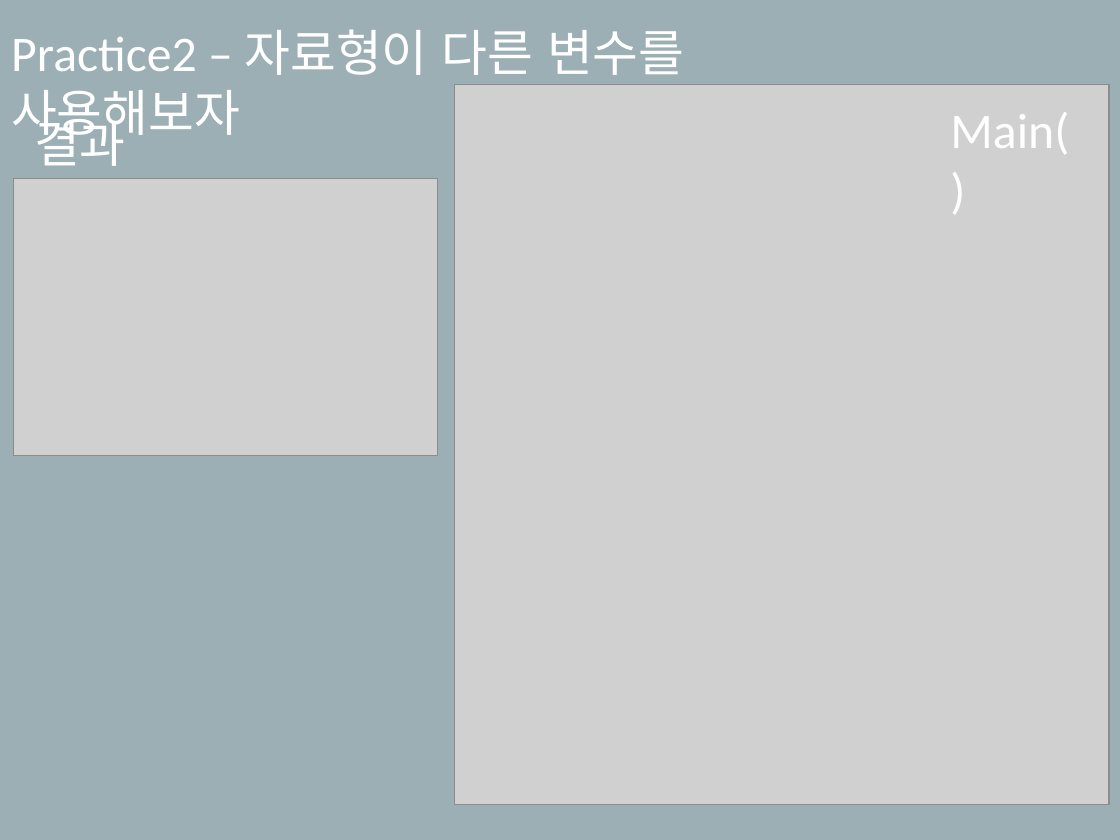
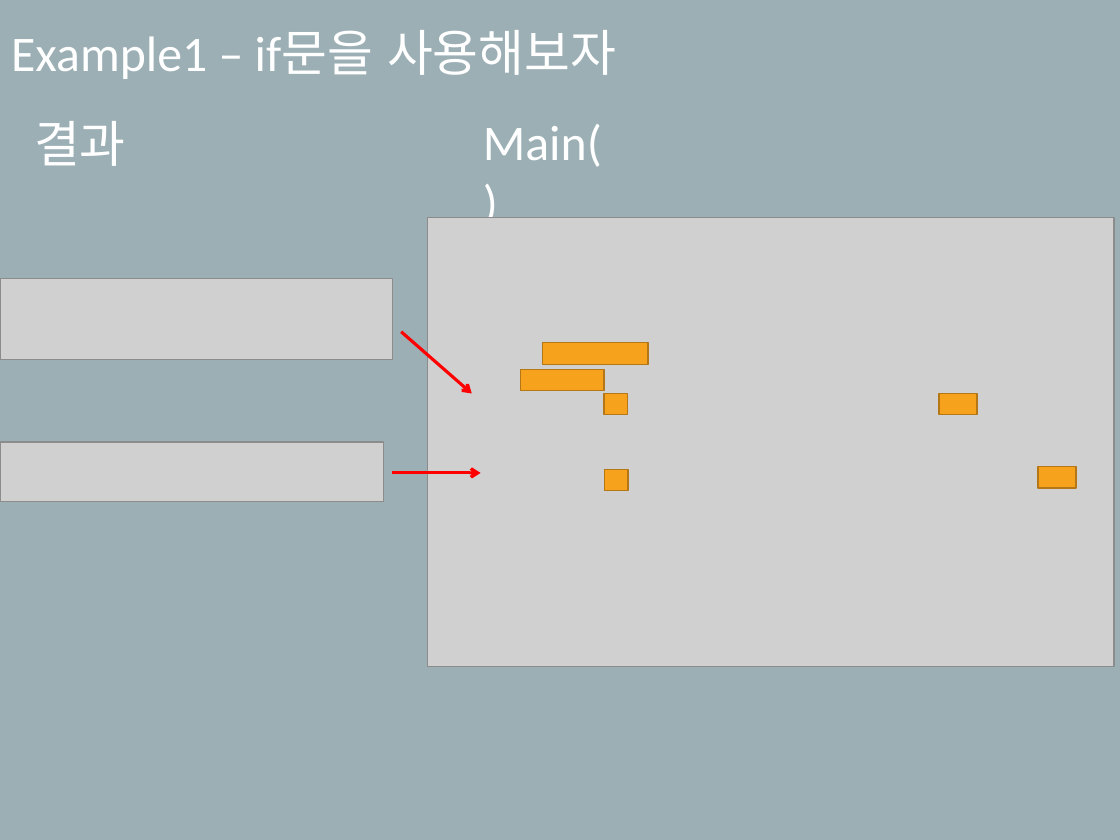
Before and after one commit to SekyuShin/Mentoring, a slide deck: slide 8 of 2019_Mentoring/2_weeks/멘토링_2주차.pptx (slide 3 before the commit). Drawn at 1120x840 pixels with LibreOffice and Linux fonts; fonts in the diff are those of the drawing; grey boxes stand for pictures. Boxes give left, top, right and bottom in pixels: in the first picture for what was removed or moved away, otherwise in the second. Text is boxed around its words. In the diff, an @@ line names an element or a change of style, - is before the commit and + after.

```diff
--- a/2019_Mentoring/2_weeks/멘토링_2주차.pptx
+++ b/2019_Mentoring/2_weeks/멘토링_2주차.pptx
@@ subtitle at [11, 30, 616, 79]: text changed @@
-Practice2 – 자료형이 다른 변수를 사용해보자
+Example1 – if문을 사용해보자
@@ text "Main()": place and size @@
-text "Main()" at [950, 112, 1069, 154]
+text "Main()" at [483, 124, 602, 167]
@@ picture removed at [13, 178, 438, 455] @@
@@ picture: place and size @@
-picture at [455, 85, 1110, 805]
+picture at [428, 217, 1114, 668]
@@ picture added at [0, 279, 392, 360] @@
@@ arrow added from (401, 332) to (472, 393), #FF0000 2 pt @@
@@ rectangle added at [542, 343, 647, 365], fill #F6A21D, outline #B67815 1 pt @@
@@ rectangle added at [521, 370, 605, 391], fill #F6A21D, outline #B67815 1 pt @@
@@ rectangle added at [604, 393, 627, 414], fill #F6A21D, outline #B67815 1 pt @@
@@ rectangle added at [940, 393, 978, 414], fill #F6A21D, outline #B67815 1 pt @@
@@ picture added at [0, 442, 383, 502] @@
@@ arrow added from (392, 473) to (480, 473), #FF0000 2 pt @@
@@ rectangle added at [605, 469, 628, 491], fill #F6A21D, outline #B67815 1 pt @@
@@ rectangle added at [1038, 467, 1076, 488], fill #F6A21D, outline #B67815 1 pt @@
```
Also in this commit, not shown: 3 other slides changed, 10 slides added, 3 slides removed, 12 other files.
